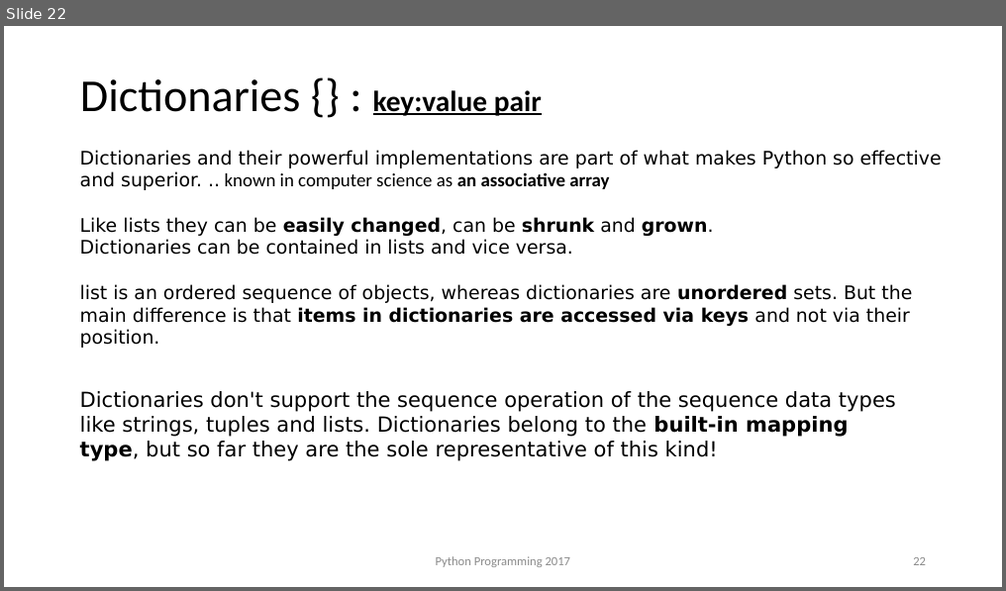
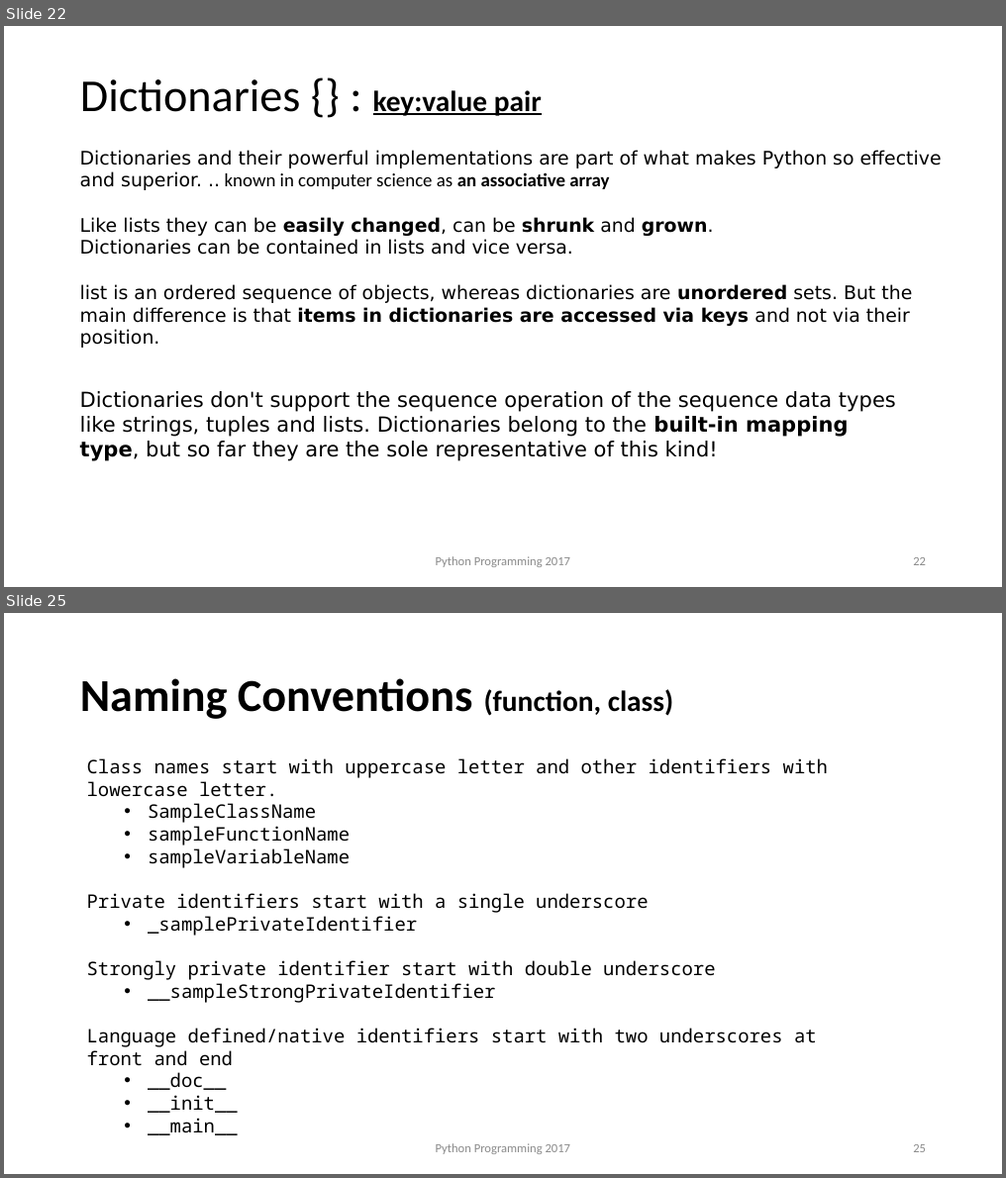
Before and after one commit to anishchapagain/AnishPython, a slide deck: python_notes.pptx. Shown one above the other, each under a label of ours: slide 22 before the commit, slides 22 and 25 after it; the slides between them are not shown. The pictures are 1006x591 and 1006x1178 pixels, drawn with LibreOffice and Linux fonts; fonts in the diff are those of the drawing; background and template pictures are left out. Boxes give left, top, right and bottom in pixels: in the first picture for what was removed or moved away, otherwise in the second. Text is boxed around its words. In the diff, an @@ line names an element or a change of style, - is before the commit and + after.

```diff
--- a/python_notes.pptx
+++ b/python_notes.pptx
@@ slide 25 added at bbox=[4, 613, 1002, 1174], background picture (left out) @@
@@ title added at bbox=[80, 678, 673, 719], 44 pt, text #000000, bold @@
+Naming Conventions (function, class)
@@ text added at bbox=[87, 759, 828, 1136], 18 pt, text #000000 @@
+Class names start with uppercase letter and other identifiers with lowercase letter.
+  • SampleClassName
+  • sampleFunctionName
+  • sampleVariableName
+Private identifiers start with a single underscore
+  • _samplePrivateIdentifier
+Strongly private identifier start with double underscore
+  • __sampleStrongPrivateIdentifier
+Language defined/native identifiers start with two underscores at front and end
+  • __doc__
+  • __init__
+  • __main__
@@ text added at bbox=[436, 1144, 571, 1155], 12 pt, text #8C8C8C @@
+Python Programming 2017
@@ page number added at bbox=[913, 1145, 926, 1153], 12 pt, text #8C8C8C @@
+25
```
Also in this commit, not shown: 2 slides changed, 4 other slides added, 5 other files.
